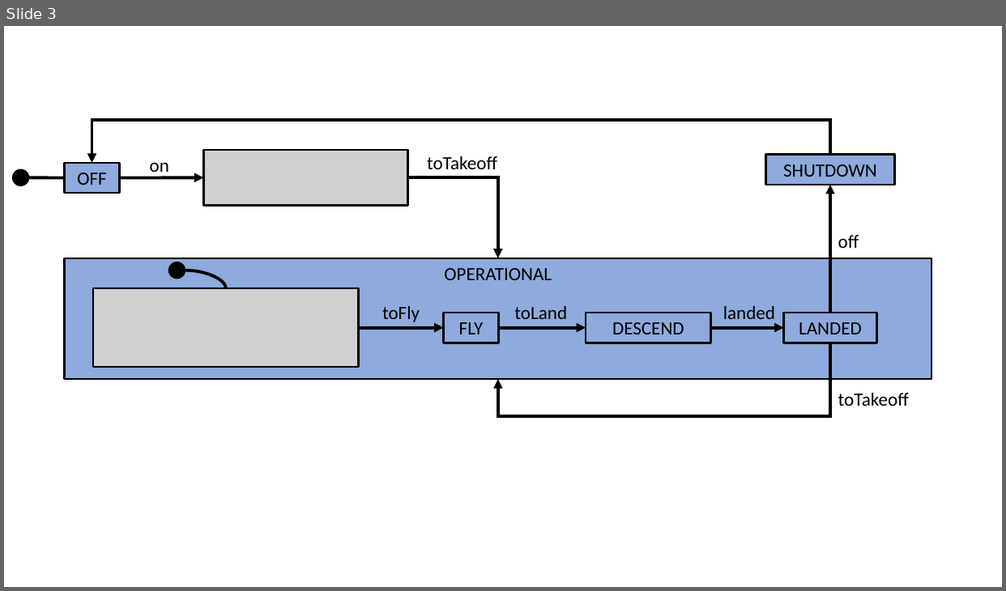
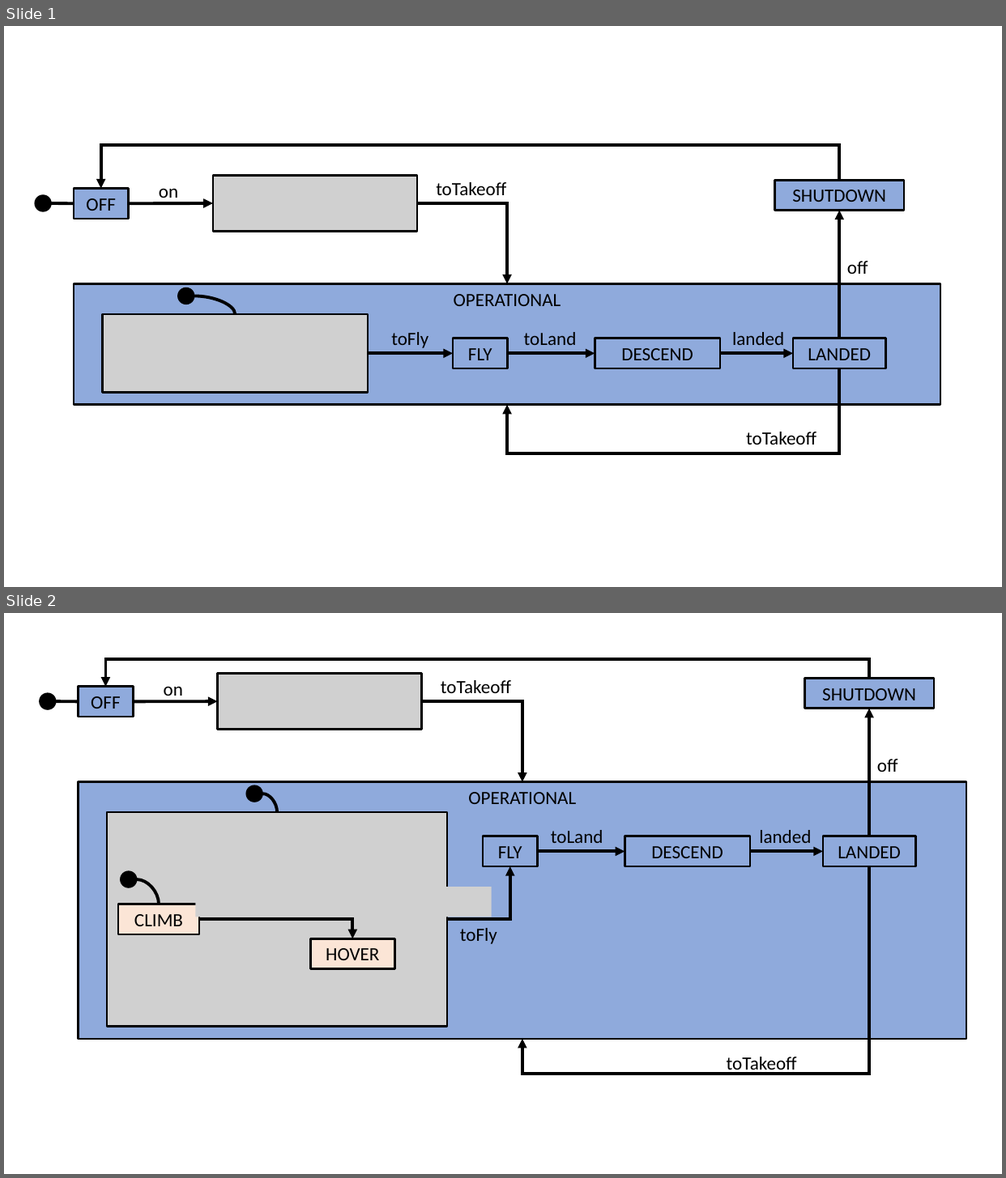
Before and after one commit to kmorris3/rodin_scxml_plugin, a slide deck: manuscripts/ABZ2020/source/figures/Diagrams.pptx. Shown one above the other, each under a label of ours: slide 3 before the commit, slides 1 and 2 after it. The pictures are 1006x591 and 1006x1178 pixels, drawn with LibreOffice and Linux fonts; fonts in the diff are those of the drawing; grey boxes stand for pictures. Boxes give left, top, right and bottom in pixels: in the first picture for what was removed or moved away, otherwise in the second. Text is boxed around its words. In the diff, an @@ line names an element or a change of style, - is before the commit and + after.

```diff
--- a/manuscripts/ABZ2020/source/figures/Diagrams.pptx
+++ b/manuscripts/ABZ2020/source/figures/Diagrams.pptx
@@ slide 2 added at (4,613,1002,1174), background #FFFFFF @@
@@ group added at (39,659,967,1076): 8 rectangles, 7 texts, 5 elbow arrows, 4 arrows, 3 pictures, 3 ellipses, 2 curved lines, 1 line @@
+OFF
+OPERATIONAL
+FLY
+DESCEND
+LANDED
+SHUTDOWN
+toFly
+toLand
+landed
+toTakeoff
+on
+off
+toTakeoff
+CLIMB
+HOVER
@@ what was slide 3 is now slide 1 @@
@@ slide 1 changed as well @@
@@ ellipse: place and size @@
-ellipse at (13,169,29,186)
+ellipse at (35,195,51,211)
@@ 3 arrows, 1 text, 1 picture: place and size @@
-3 arrows, 1 text, 1 picture at (150,149,784,327)
+3 arrows, 1 text, 1 picture at (159,176,793,354)
@@ line moved from (28, 178) - (65, 178) to (51, 203) - (74, 203) @@
@@ 6 rectangles, 5 texts, 2 arrows, 2 elbow arrows, 1 ellipse, 1 curved line, 1 picture: place and size @@
-6 rectangles, 5 texts, 2 arrows, 2 elbow arrows, 1 ellipse, 1 curved line, 1 picture at (65,120,931,379)
+6 rectangles, 5 texts, 2 arrows, 2 elbow arrows, 1 ellipse, 1 curved line, 1 picture at (74,145,940,406)
@@ elbow arrow moved from (830, 343) - (498, 379) to (839, 369) - (507, 405) @@
@@ text "toTakeoff": place and size @@
-text "toTakeoff" at (838,393,909,406)
+text "toTakeoff" at (746,432,816,445)
```
Also in this commit, not shown: 1 other slide added, 2 slides removed, 3 other files.
